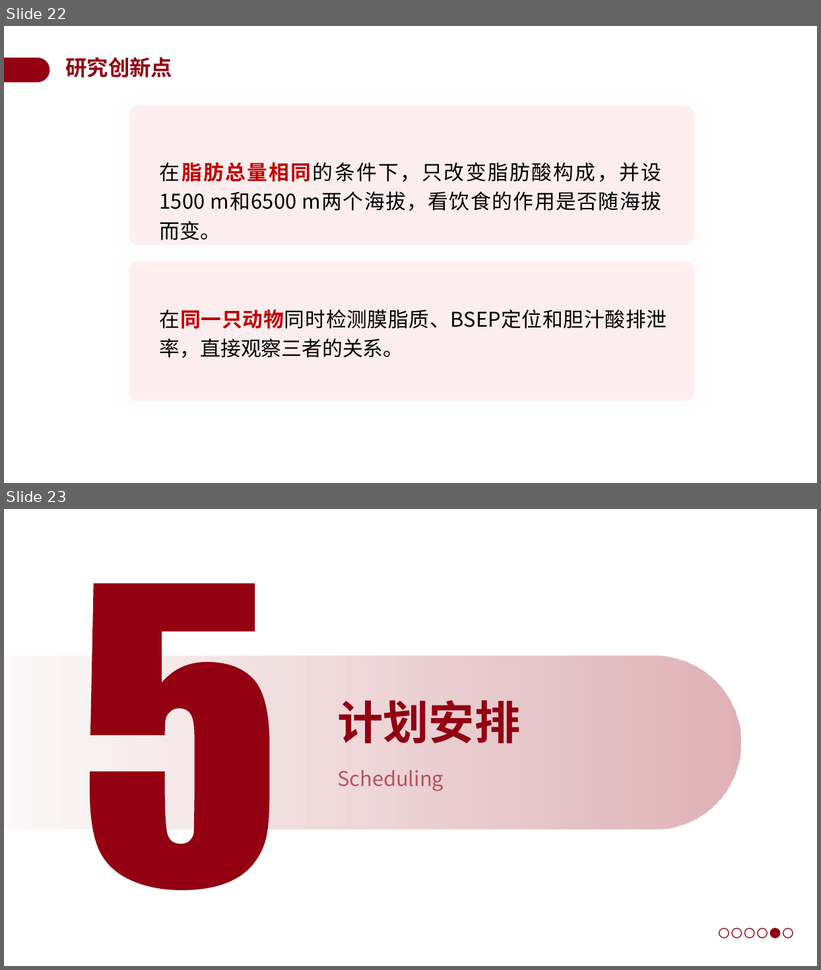
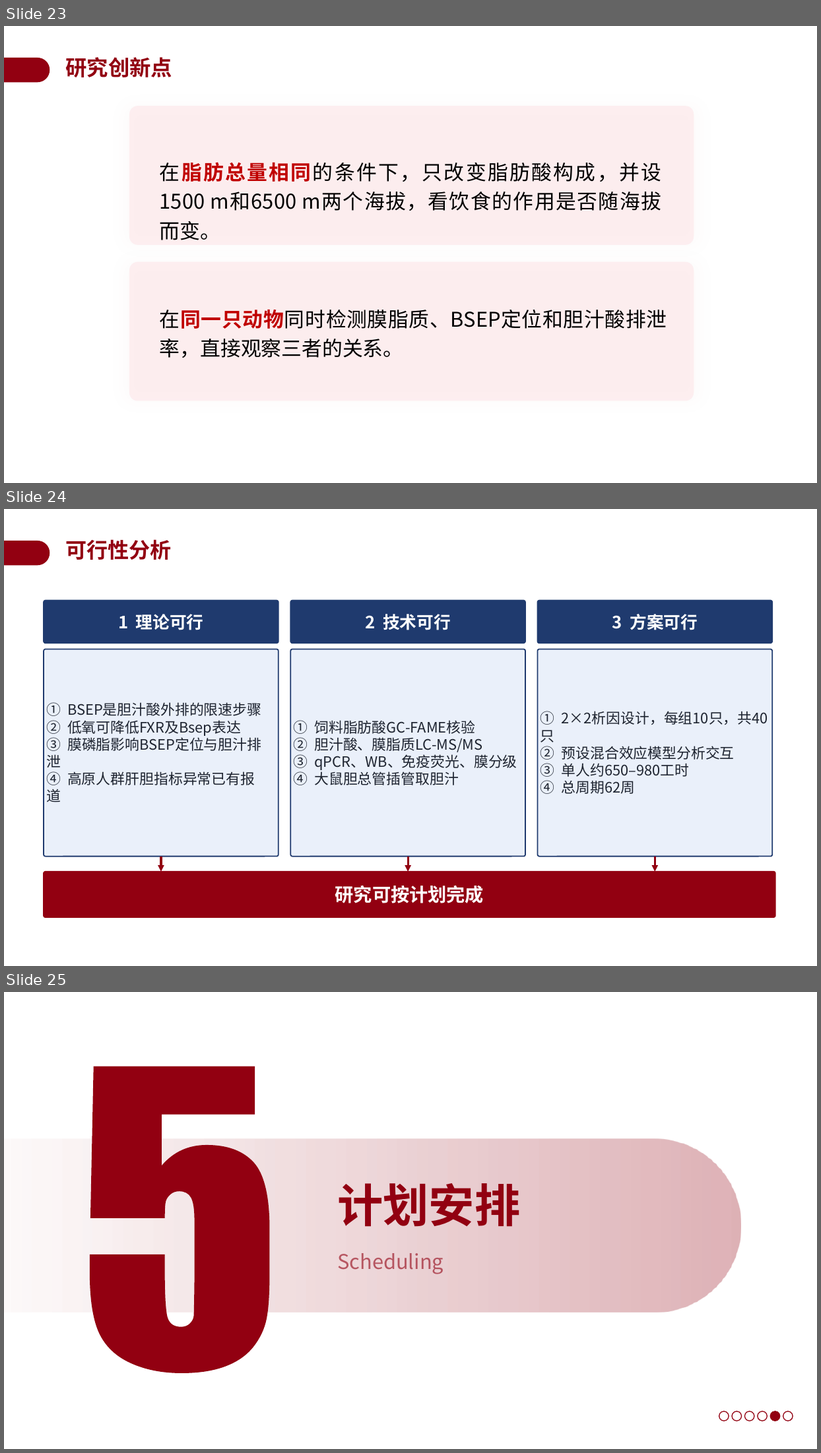
Before and after one commit to a854589274-afk/1, a slide deck: 开题答辩PPT_BSEP高原低压低氧.pptx. Shown one above the other, each under a label of ours: slides 22 and 23 before the commit, slides 23, 24 and 25 after it. The pictures are 821x970 and 821x1453 pixels, drawn with LibreOffice and Linux fonts; fonts in the diff are those of the drawing; background and template pictures are left out. Boxes give left, top, right and bottom in pixels: in the first picture for what was removed or moved away, otherwise in the second. Text is boxed around its words. In the diff, an @@ line names an element or a change of style, - is before the commit and + after.

```diff
--- a/开题答辩PPT_BSEP高原低压低氧.pptx
+++ b/开题答辩PPT_BSEP高原低压低氧.pptx
@@ slide 24 added at (x1=4, y1=509, x2=817, y2=966), background #FFFFFF; not listed: 1 template element that a slide beside it also shows @@
@@ text added at (x1=66, y1=539, x2=172, y2=560), 25 pt, text #920011, bold @@
+可行性分析
@@ group added at (x1=44, y1=601, x2=776, y2=918): 7 rounded rectangles, 3 arrows @@
+1 理论可行
+① BSEP是胆汁酸外排的限速步骤
+② 低氧可降低FXR及Bsep表达
+③ 膜磷脂影响BSEP定位与胆汁排
+泄
+④ 高原人群肝胆指标异常已有报
+道
+2 技术可行
+① 饲料脂肪酸GC-FAME核验
+② 胆汁酸、膜脂质LC-MS/MS
+③ qPCR、WB、免疫荧光、膜分级
+④ 大鼠胆总管插管取胆汁
+3 方案可行
+① 2×2析因设计，每组10只，共40
+只
+② 预设混合效应模型分析交互
+③ 单人约650–980工时
+④ 总周期62周
+研究可按计划完成
@@ what was slide 22 is now slide 23 @@
@@ what was slide 23 is now slide 25 @@
```
Also in this commit, not shown: 9 slides changed, 3 other slides added, 2 slides removed.
